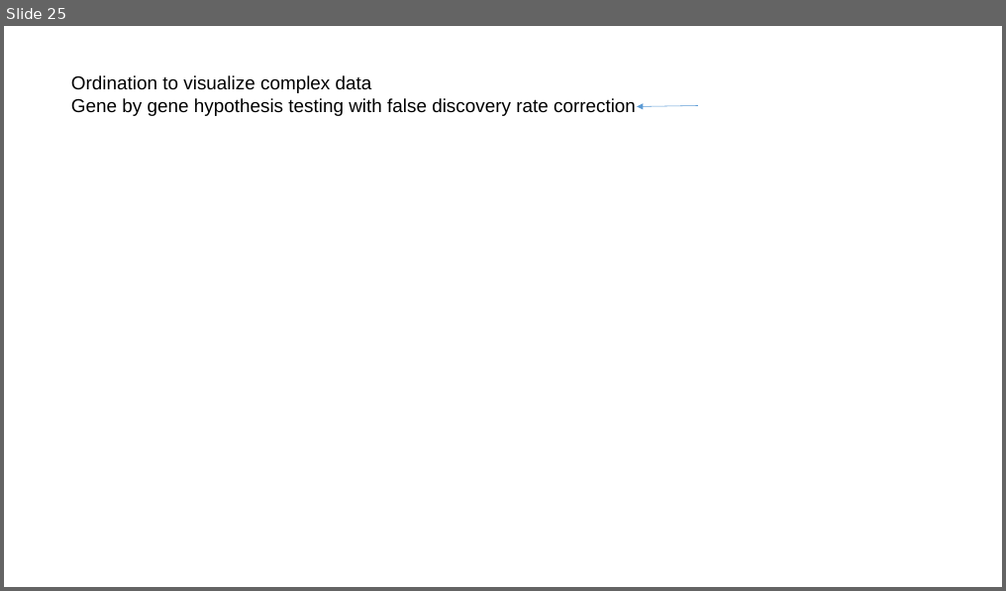
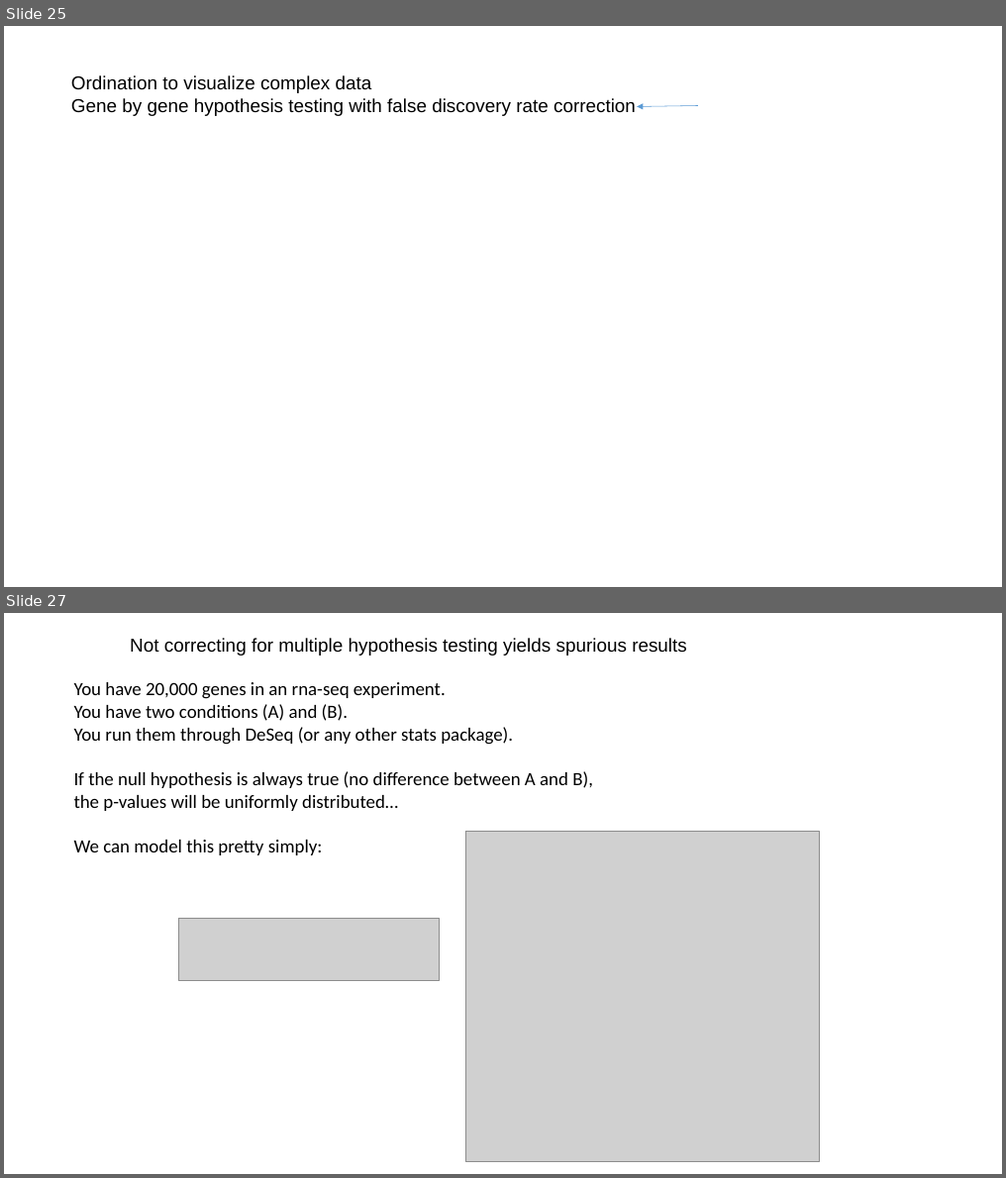
Before and after one commit to afodor/afodor.github.io, a slide deck: classes/ChapelHill2016/ChapelHillWorkshop_Fodor.pptx. Shown one above the other, each under a label of ours: slide 25 before the commit, slides 25 and 27 after it; the slides between them are not shown. The pictures are 1006x591 and 1006x1178 pixels, drawn with LibreOffice and Linux fonts; fonts in the diff are those of the drawing; grey boxes stand for pictures. Boxes give left, top, right and bottom in pixels: in the first picture for what was removed or moved away, otherwise in the second. Text is boxed around its words. In the diff, an @@ line names an element or a change of style, - is before the commit and + after.

```diff
--- a/classes/ChapelHill2016/ChapelHillWorkshop_Fodor.pptx
+++ b/classes/ChapelHill2016/ChapelHillWorkshop_Fodor.pptx
@@ slide 27 added at (4, 613, 1002, 1174), background #FFFFFF @@
@@ text added at (130, 638, 687, 656), 18 pt, text #000000 @@
+Not correcting for multiple hypothesis testing yields spurious results
@@ text added at (74, 682, 593, 856), 18 pt, text #000000 @@
+You have 20,000 genes in an rna-seq experiment.
+You have two conditions (A) and (B).
+You run them through DeSeq (or any other stats package).
+If the null hypothesis is always true (no difference between A and B),
+the p-values will be uniformly distributed…
+We can model this pretty simply:
@@ picture added at (466, 832, 819, 1162) @@
@@ picture added at (178, 919, 439, 980) @@
```
Also in this commit, not shown: 8 other slides added.
